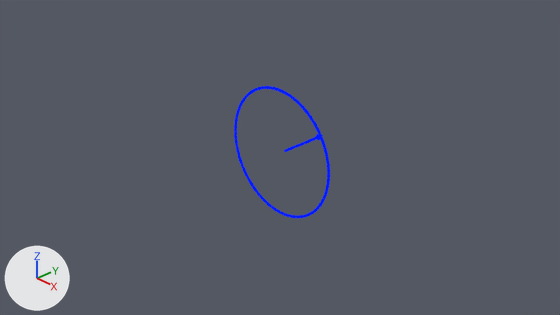
Before and after pictures for a commit that changed the Blender file Res/Gizmos.blend.
One viewpoint serves both versions: the file's camera 'Camera'. The lights are fixed; the arrows at lower left show +X, +Y and +Z.

The first picture shows 'RotationDesign'.
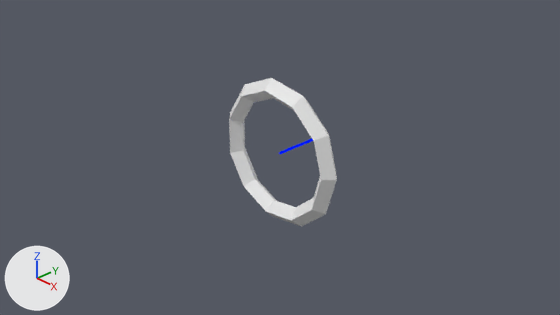
The change, as a diff of the scene's bpy script:
```diff
--- a/Res/Gizmos.blend.py
+++ b/Res/Gizmos.blend.py
@@ me_torus_004 @@
+me_torus_004.from_pydata(...)  # 44 vertices, 44 faces; spans x -1.09..1.13, y -1.12..1.12, z -0.15..0.15
@@ ob_rotationmeshcoll @@
+ob_rotationmeshcoll = bpy.data.objects.new('RotationMeshColl', me_torus_004)
+ob_rotationmeshcoll.location = (0.0, 0.0, 0.0)
+ob_rotationmeshcoll.rotation_euler = (1.571, 0.0, 0.0)  # degrees (90, 0, 0)
```

Pixel boxes (x1, y1, x2, y2) of what changed, in the pictures (560 x 315 px):
'RotationMeshColl', added: after (229, 78, 337, 227)
'RotationDesign', unchanged, covered by the edit: before (234, 86, 330, 218)
